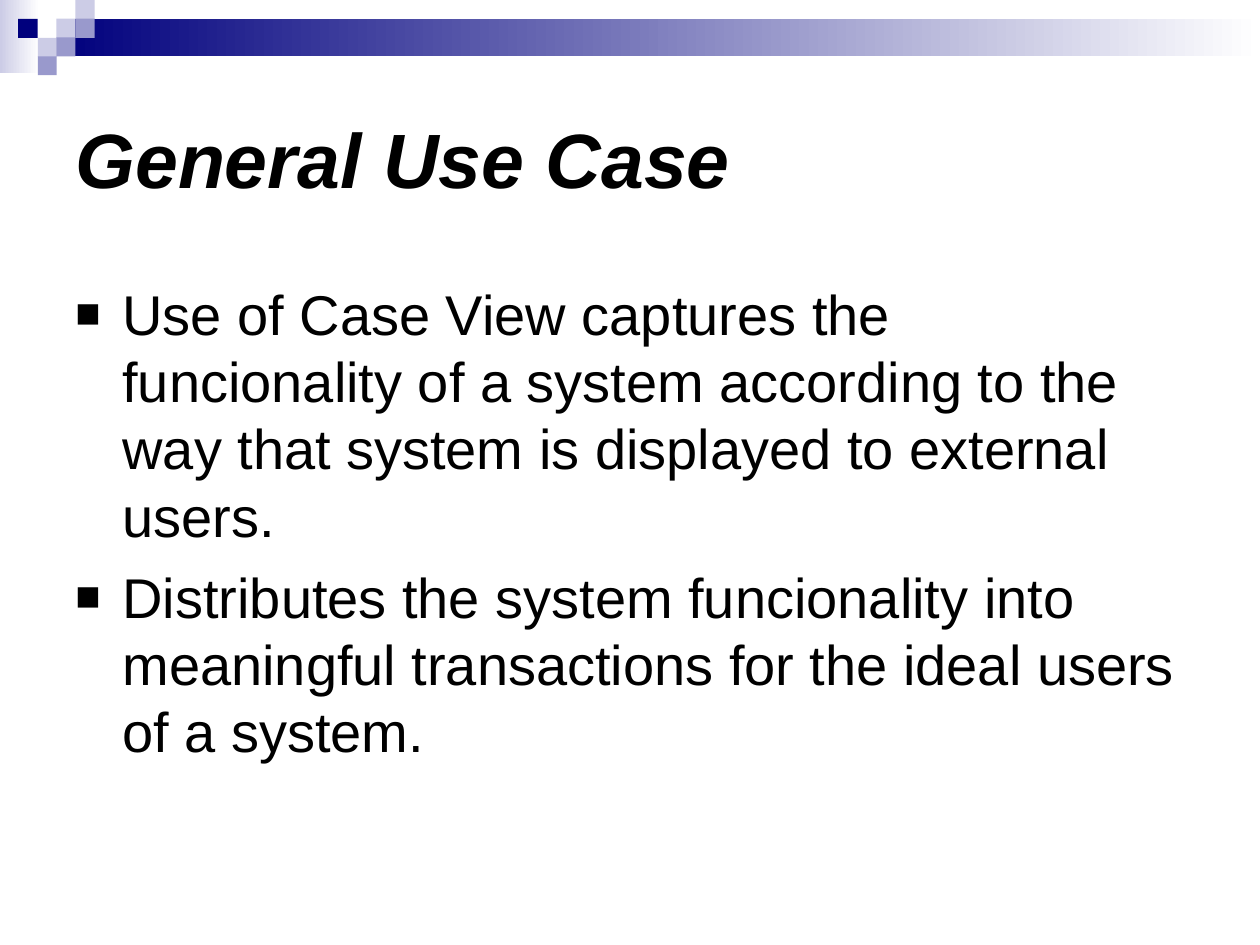
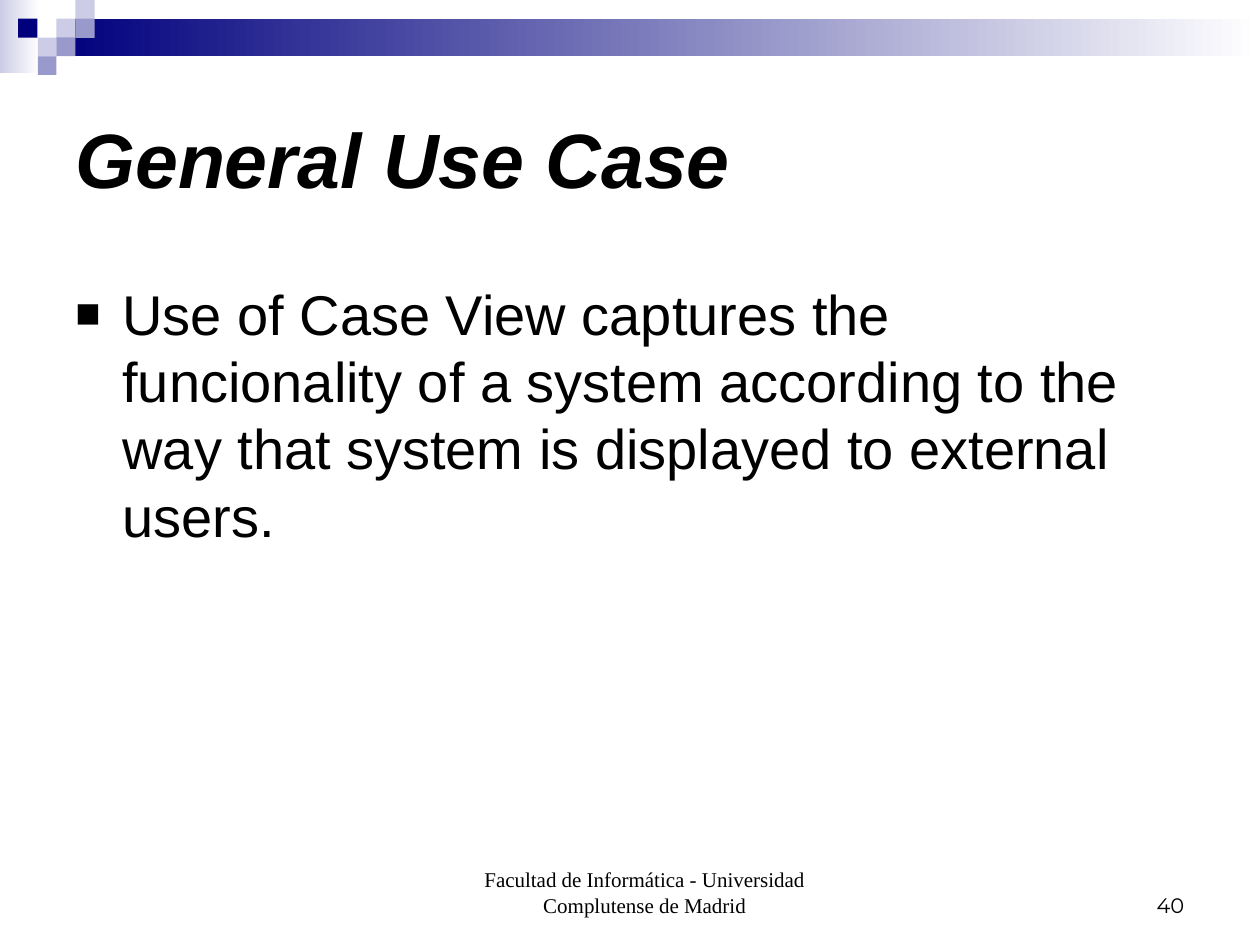
Before and after one commit to munsuri/egorilla, a slide deck: slide 40 of doc/PresentacionIS.ppt (slide 47 before the commit). Drawn at 1260x945 pixels with LibreOffice and Linux fonts; fonts in the diff are those of the drawing. Boxes give left, top, right and bottom in pixels: in the first picture for what was removed or moved away, otherwise in the second. Text is boxed around its words. In the diff, an @@ line names an element or a change of style, - is before the commit and + after.

```diff
--- a/doc/PresentacionIS.ppt
+++ b/doc/PresentacionIS.ppt
@@ text at <box>122,577,1174,763</box>: paragraph removed @@
-■ Distributes the system funcionality into meaningful transactions for the ideal users of a system.
@@ text added at <box>484,872,804,917</box>, 12 pt, text #000000 @@
+Facultad de Informática - Universidad Complutense de Madrid
@@ page number added at <box>1157,898,1185,913</box>, 12 pt, text #000000 @@
+40
```
Also in this commit, not shown: 47 other slides changed, 4 slides added, 9 slides removed.
